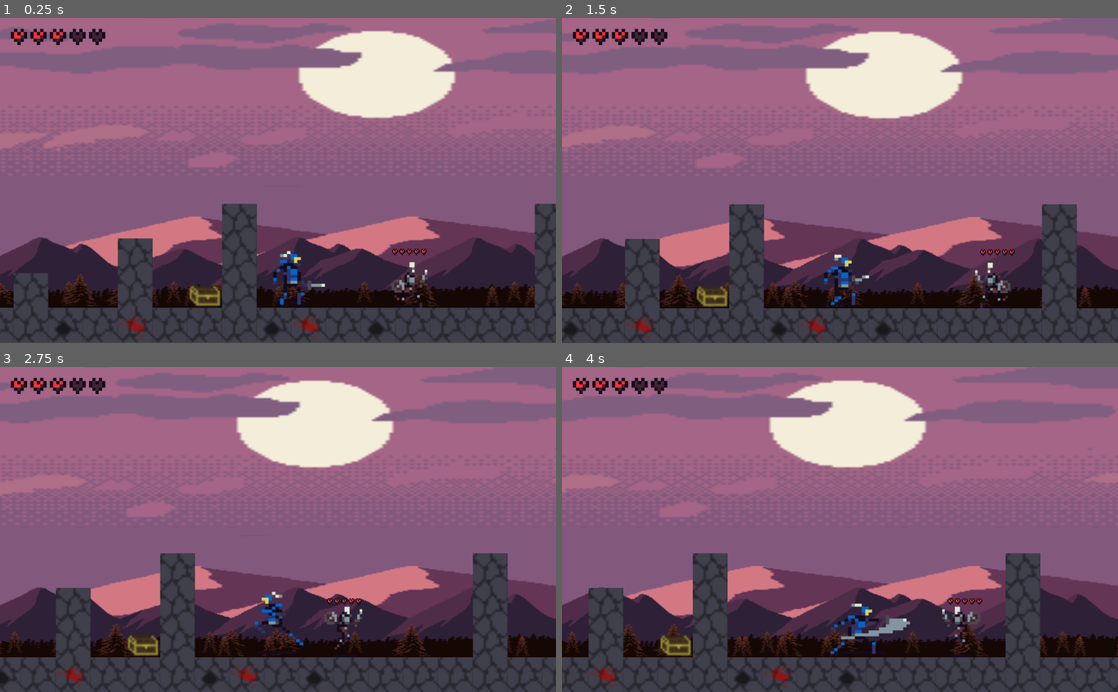
Above: before the commit, frames 1-4 (two rows, left to right).
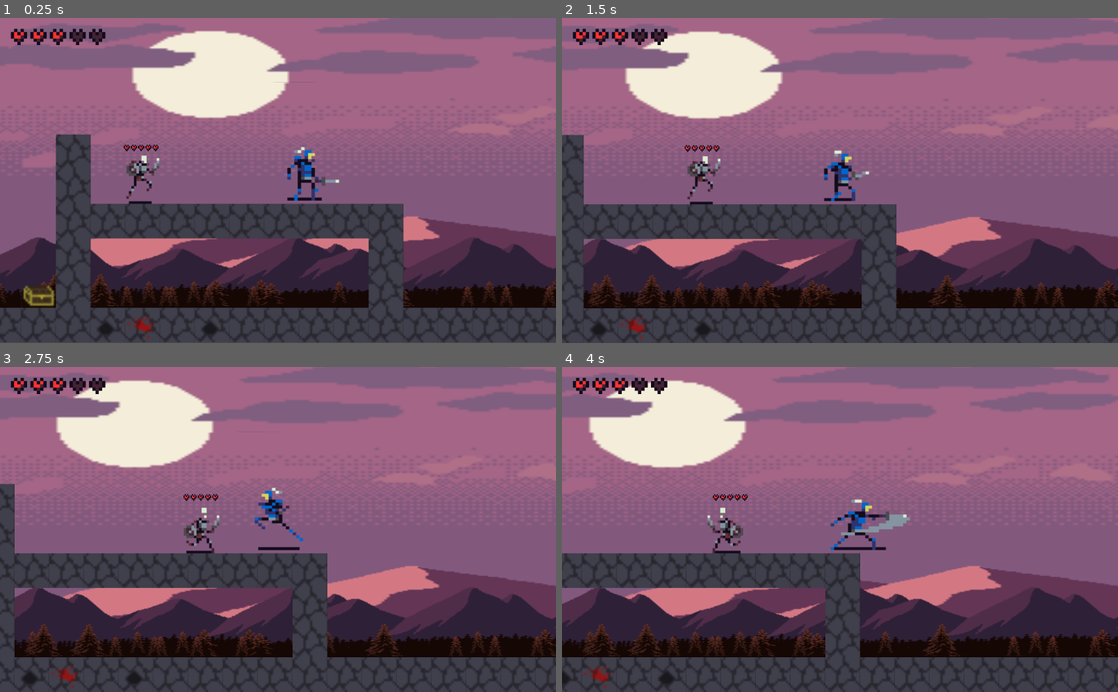
Above: after the commit, the same moments.

Repository: DEDaWil/game_heh
Game: Godot game, scene res://scenes/level.tscn
Same seed, same stepped clock (60 frames per second), same inputs: the game is played once before the commit and once after it.
Inputs (mouse positions are in pixels of both pictures, inside the frame that each line leads up to):
- Up to frame 1 (0.25 s): no input
- Up to frame 2 (1.5 s): move the mouse to (962, 164) at 0.52 s; hold D (player_right) from 0.53 s (still down); click (962, 164) at 0.6 s; tap W (player_up) at 0.77 s; move the mouse to (728, 196) at 1.27 s; click (728, 196) at 1.35 s
- Up to frame 3 (2.75 s): tap W (player_up) at 1.52 s; move the mouse to (333, 458) at 2.02 s; release D (player_right) at 2.03 s; hold A (player_left) from 2.03 s (still down); click (333, 458) at 2.1 s
- Up to frame 4 (4 s): move the mouse to (812, 594) at 2.77 s; release A (player_left) at 2.78 s; hold D (player_right) from 2.78 s (still down); click (812, 594) at 2.85 s; tap W (player_up) at 3.02, 3.77 s; move the mouse to (1006, 578) at 3.52 s; click (1006, 578) at 3.6 s

The runs differ from the first frame. In frame 1, 35% of the frame differs, in the area x 0-100%, y 0-100%; in frame 2, 34%; in frame 3, 34%; in frame 4, 33%.

Commit message:
fix taking damage

Diff:
--- a/scenes/level.tscn
+++ b/scenes/level.tscn
@@ -75,7 +75,7 @@
 tile_set = ExtResource( 1 )
 cell_size = Vector2( 16, 16 )
 format = 1
-tile_data = PoolIntArray( 0, 0, 0, 28, 0, 0, 65536, 0, 0, 65564, 0, 0, 131072, 10, 0, 131100, 0, 0, 196608, 0, 0, 196636, 0, 0, 262144, 0, 0, 262172, 0, 0, 327680, 0, 0, 327708, 0, 0, 393216, 4, 0, 393226, 0, 0, 393235, 0, 0, 393244, 0, 0, 4587 …(560 unchanged characters)…
+tile_data = PoolIntArray( 0, 0, 0, 28, 0, 0, 65536, 0, 0, 65564, 0, 0, 131072, 10, 0, 131100, 0, 0, 196608, 0, 0, 196636, 0, 0, 262144, 0, 0, 262154, 0, 0, 262172, 0, 0, 327680, 0, 0, 327690, 0, 0, 327708, 0, 0, 393216, 4, 0, 393226, 0, 0, 393227, 0, 0, 393228, 0, 0, 393229, 0, 0, 393230, 0, 0, 393231, 0, 0, 393232, 0, 0, 393233, 0, 0, 393234, 0, 0, 393235, 0, 0, 393244, 0, 0, 4587 …(560 unchanged characters)…
 
 [node name="Chests" type="TileMap" parent="."]
 scale = Vector2( 4, 4 )
@@ -111,13 +111,13 @@
 scale = Vector2( 4, 4 )
 
 [node name="Player" parent="." instance=ExtResource( 2 )]
-position = Vector2( 764.749, 435.94 )
+position = Vector2( 1096.83, 258.943 )
 scale = Vector2( 4, 4 )
 z_index = 1
 run_speed = 400
 
 [node name="Skeleton" parent="." instance=ExtResource( 3 )]
-position = Vector2( 937.51, 481.888 )
+position = Vector2( 783.349, 277.86 )
 scale = Vector2( 4, 4 )
 z_index = 1
 
--- a/scenes/player.tscn
+++ b/scenes/player.tscn
@@ -98,7 +98,7 @@
 texture = ExtResource( 1 )
 vframes = 2
 hframes = 8
-frame = 2
+frame = 8
 
 [node name="Animations" type="AnimationPlayer" parent="."]
 autoplay = "Idle"
--- a/scenes/skeleton.tscn
+++ b/scenes/skeleton.tscn
@@ -23,7 +23,7 @@
 
 [sub_resource type="Animation" id=2]
 resource_name = "TakingDamage"
-length = 0.2
+length = 1.05
 step = 0.05
 tracks/0/type = "value"
 tracks/0/path = NodePath("Sprite:modulate")
@@ -32,10 +32,10 @@
 tracks/0/imported = false
 tracks/0/enabled = true
 tracks/0/keys = {
-"times": PoolRealArray( 0, 0.05, 0.1, 0.15, 0.2 ),
-"transitions": PoolRealArray( 1, 1, 1, 1, 1 ),
+"times": PoolRealArray( 0, 0.05, 0.1, 0.15, 0.2, 0.25, 0.3, 0.35, 0.4, 0.45, 0.5, 0.55, 0.6, 0.65, 0.7, 0.75, 0.8, 0.85, 0.9, 0.95, 1 ),
+"transitions": PoolRealArray( 1, 1, 1, 1, 1, 1, 1, 1, 1, 1, 1, 1, 1, 1, 1, 1, 1, 1, 1, 1, 1 ),
 "update": 0,
-"values": [ Color( 1, 1, 1, 1 ), Color( 1, 1, 1, 0.235294 ), Color( 1, 1, 1, 1 ), Color( 1, 1, 1, 0.235294 ), Color( 1, 1, 1, 1 ) ]
+"values": [ Color( 1, 1, 1, 1 ), Color( 1, 1, 1, 0.235294 ), Color( 1, 1, 1, 1 ), Color( 1, 1, 1, 0.235294 ), Color( 1, 1, 1, 1 ), Color( 1, 1, 1, 0.235294 ), Color( 1, 1, 1, 1 ), Color( 1, 1, 1, 0.235294 ), Color( 1, 1, 1, 1 ), Color( 1, 1, 1, 0.235294 ), Color( 1, 1, 1, 1 ), Color( 1, 1, 1, 0.235294 ), Color( 1, 1, 1, 1 ), Color( 1, 1, 1, 0.235294 ), Color( 1, 1, 1, 1 ), Color( 1, 1, 1, 0.235294 ), Color( 1, 1, 1, 1 ), Color( 1, 1, 1, 0.235294 ), Color( 1, 1, 1, 1 ), Color( 1, 1, 1, 0.235294 ), Color( 1, 1, 1, 1 ) ]
 }
 
 [sub_resource type="Animation" id=3]
--- a/scripts/skeleton.gd
+++ b/scripts/skeleton.gd
@@ -7,7 +7,7 @@
 signal health_change
 
 # export
-export (int) var speed = 200
+export (int) var speed = 100
 export (int) var gravity = 1200
 export (int) var health = 5
 
@@ -22,6 +22,8 @@
 func _physics_process(delta):
 	if health > 0:
 		if is_on_floor():
+			velocity.x = 0
+		if is_on_floor() && $Animation.current_animation != "TakingDamage":
 			velocity.x = speed * direction
 			$Animation.play("Walk")
 	velocity.y += (gravity * delta)
